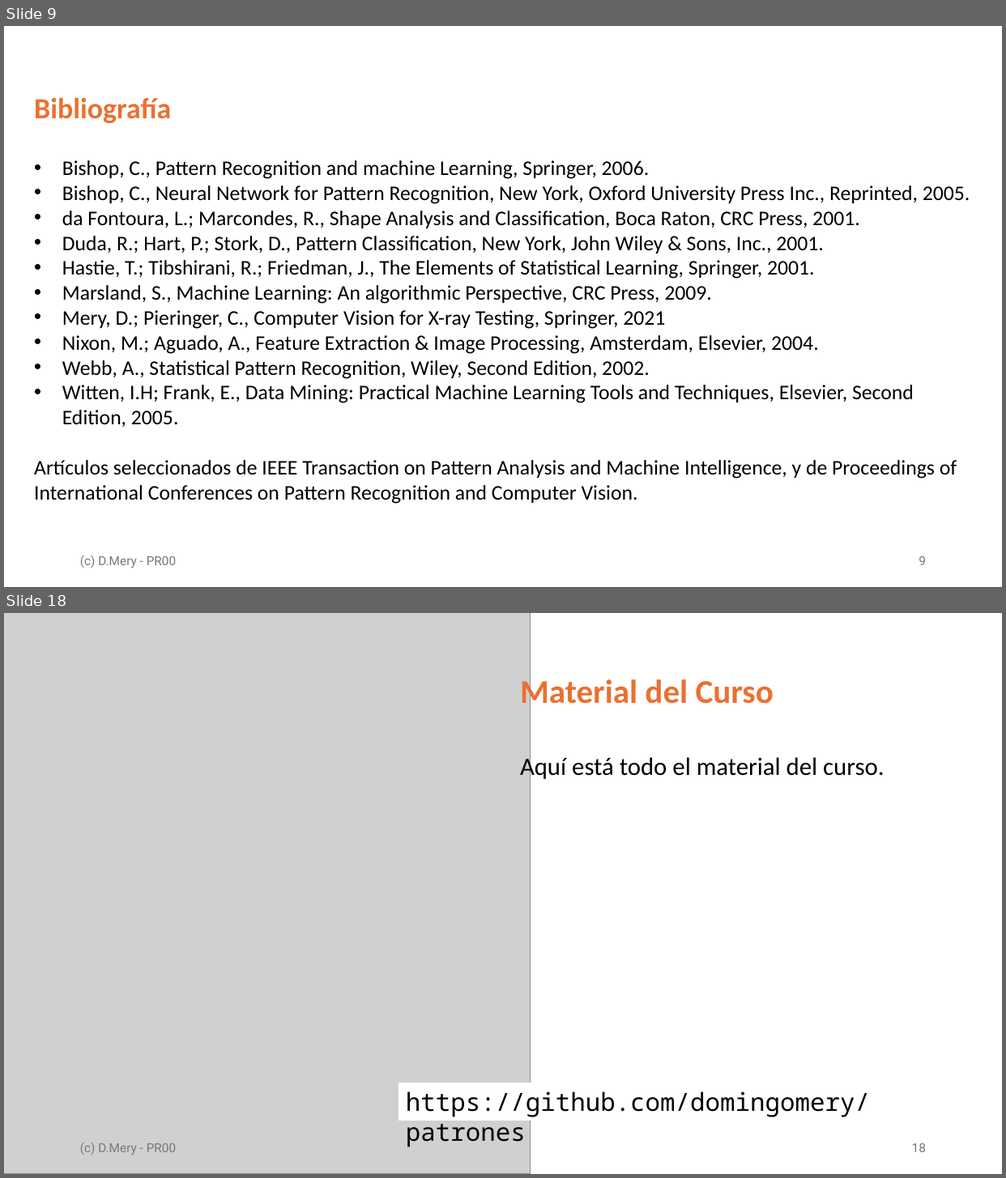
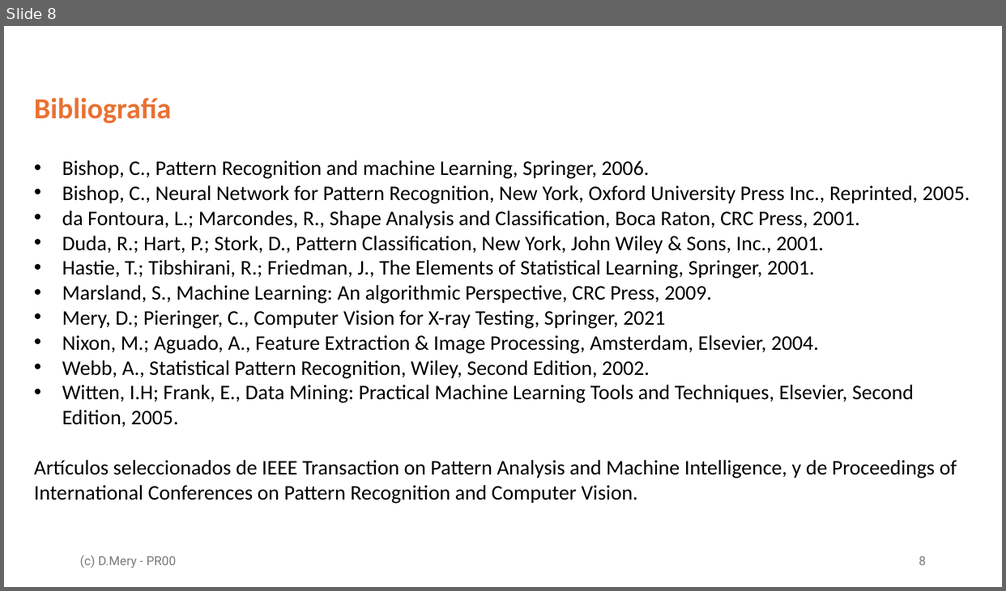
Before and after one commit to domingomery/pr, a slide deck: clases/PR00_Lineas_Generales/presentaciones/pptx/PR00_PresentacionCurso.pptx. Shown one above the other, each under a label of ours: slides 9 and 18 before the commit, slide 8 after it; the slides between them are not shown. The pictures are 1006x1178 and 1006x591 pixels, drawn with LibreOffice and Linux fonts; fonts in the diff are those of the drawing; grey boxes stand for pictures. Boxes give left, top, right and bottom in pixels: in the first picture for what was removed or moved away, otherwise in the second. Text is boxed around its words. In the diff, an @@ line names an element or a change of style, - is before the commit and + after.

```diff
--- a/clases/PR00_Lineas_Generales/presentaciones/pptx/PR00_PresentacionCurso.pptx
+++ b/clases/PR00_Lineas_Generales/presentaciones/pptx/PR00_PresentacionCurso.pptx
@@ slide 18 removed at bbox=[4, 613, 1002, 1174], background #FFFFFF @@
@@ picture removed at bbox=[4, 613, 530, 1174] @@
@@ text removed at bbox=[520, 676, 884, 781] @@
-Material del Curso
-Aquí está todo el material del curso.
@@ text removed at bbox=[406, 1092, 870, 1148] @@
-https://github.com/domingomery/patrones
@@ text removed at bbox=[80, 1143, 176, 1155] @@
-(c) D.Mery - PR00
@@ page number removed at bbox=[912, 1144, 926, 1152] @@
-18
@@ what was slide 9 is now slide 8 @@
```
Also in this commit, not shown: 1 slide added, 16 other slides removed, 13 other files.
